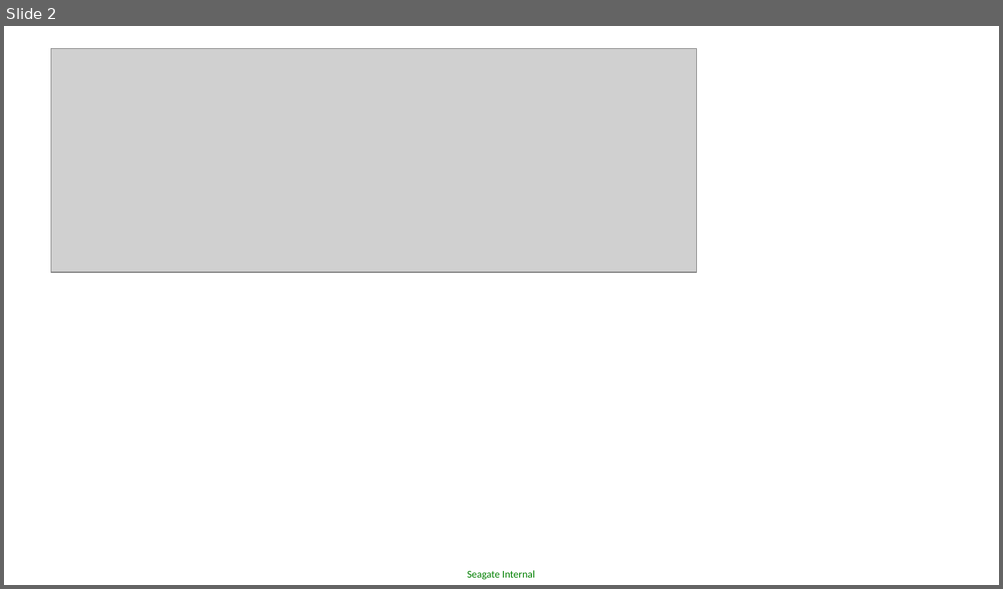
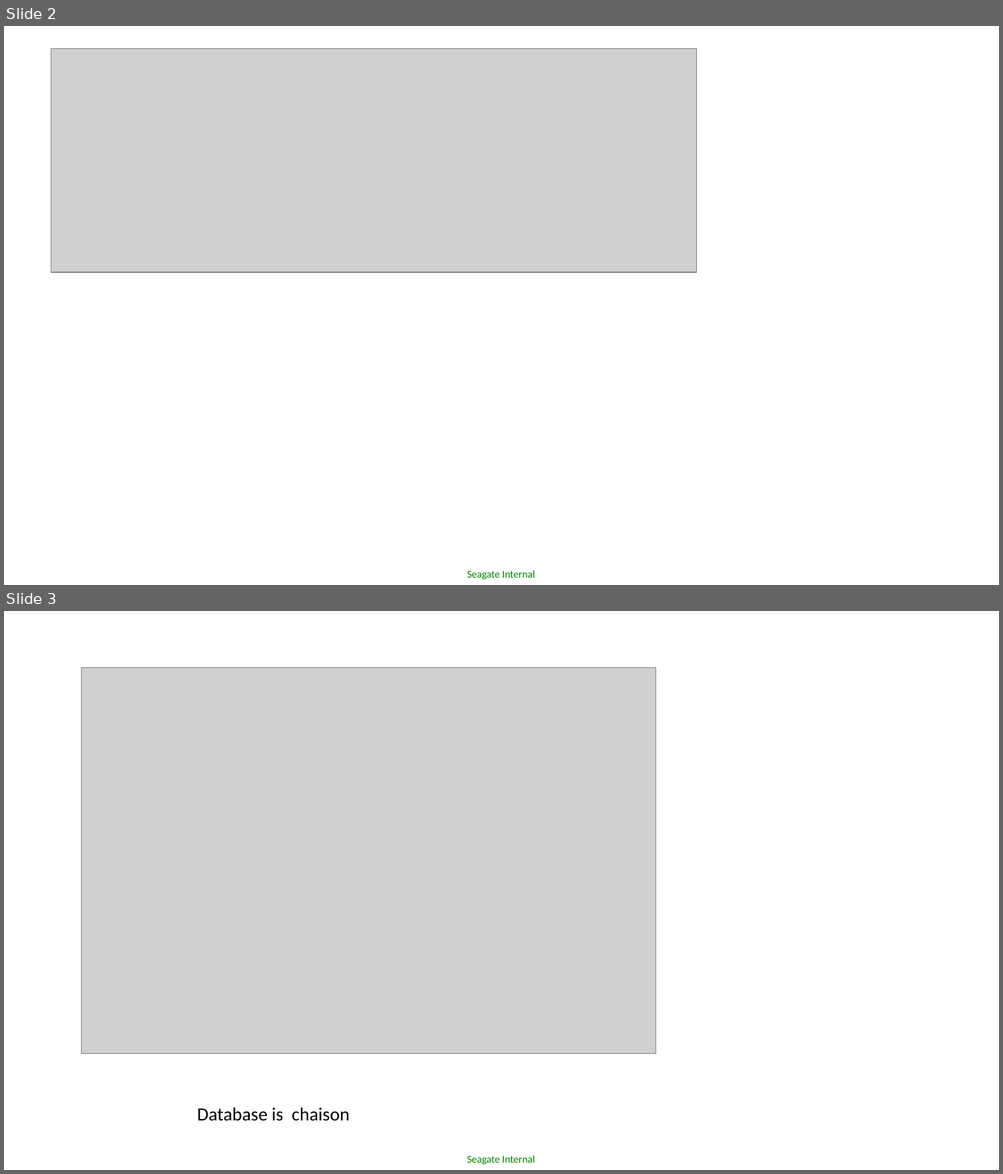
Before and after one commit to Witaya252525/Djanko_workshop, a slide deck: MEMO Djano Ecommerce_24.pptx. Shown one above the other, each under a label of ours: slide 2 before the commit, slides 2 and 3 after it. The pictures are 1003x589 and 1003x1174 pixels, drawn with LibreOffice and Linux fonts; fonts in the diff are those of the drawing; grey boxes stand for pictures. Boxes give left, top, right and bottom in pixels: in the first picture for what was removed or moved away, otherwise in the second. Text is boxed around its words. In the diff, an @@ line names an element or a change of style, - is before the commit and + after.

```diff
--- a/MEMO Djano Ecommerce_24.pptx
+++ b/MEMO Djano Ecommerce_24.pptx
@@ slide 3 added at (x1=4, y1=611, x2=999, y2=1170), background #FFFFFF; not listed: 1 template element that a slide beside it also shows @@
@@ picture added at (x1=81, y1=668, x2=655, y2=1054) @@
@@ text added at (x1=197, y1=1108, x2=350, y2=1122), 18 pt, text #000000 @@
+Database is chaison
```
Also in this commit, not shown: 1 slide changed, 1 other slide added, 2 slides removed, 2 other files.
